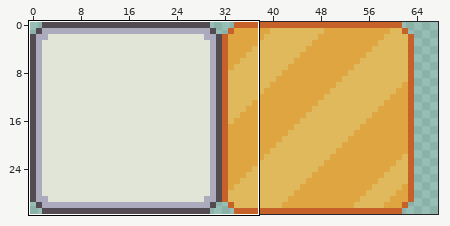
Pixel-art file: common/dice/art/dices.aseprite. Above, an overview of the earlier version with the close-up marked.
Close-up. First the earlier version:
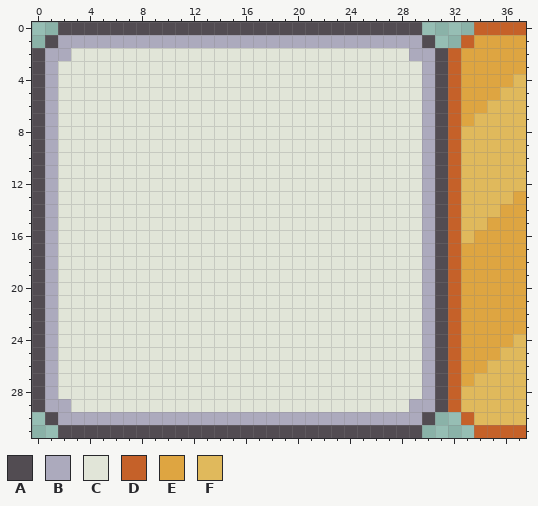
128x32 pixels, 1 frame. Shown: x 0..37, y 0..31. The wide view leaves out empty margins.
Palette (. is transparent): A #524c52  B #acaabd  C #e1e5d8  D #c56129  E #dea541  F #e0b95c
And afterwards:
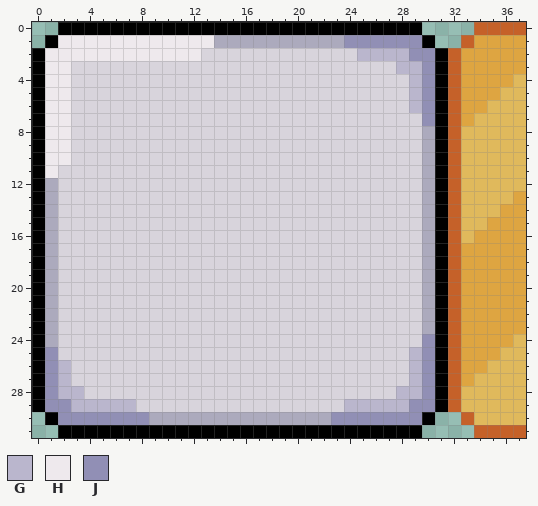
Colours new in this view: G #bab6cd  H #eee9ed  J #918fb5
The edit:
{"colour":"A","old":"#524c52","new":"#000000"}
{"colour":"C","old":"#e1e5d8","new":"#d8d4dc"}
{"where": "layer \"Base\""}
{"y":1,"x":2,"old":"BBBBBBBBBBBB","new":"HHHHHHHHHHHH"}
{"y":1,"x":24,"old":"BBBBBB","new":"JJJJJJ"}
{"y":2,"x":1,"old":"BBCCCCCCCCCC","new":"HHHHHHHHHHHH"}
{"y":2,"x":25,"old":"CCCCBB","new":"GGGGJJ"}
{"y":3,"x":1,"old":"BC","new":"HH"}
{"y":3,"x":28,"old":"CCB","new":"GGJ"}
{"y":4,"x":1,"old":"BC","new":"HH"}
{"y":4,"x":29,"old":"CB","new":"GJ"}
{"y":5,"x":1,"old":"BC","new":"HH"}
{"y":5,"x":29,"old":"CB","new":"GJ"}
{"y":6,"x":1,"old":"BC","new":"HH"}
{"y":6,"x":29,"old":"CB","new":"GJ"}
{"y":7,"x":1,"old":"BC","new":"HH"}
{"y":7,"x":30,"old":"B","new":"J"}
{"y":8,"x":1,"old":"BC","new":"HH"}
{"y":9,"x":1,"old":"BC","new":"HH"}
{"y":10,"x":1,"old":"BC","new":"HH"}
{"y":11,"x":1,"old":"B","new":"H"}
{"y":24,"x":30,"old":"B","new":"J"}
{"y":25,"x":1,"old":"B","new":"J"}
{"y":25,"x":29,"old":"CB","new":"GJ"}
{"y":26,"x":1,"old":"BC","new":"JG"}
{"y":26,"x":29,"old":"CB","new":"GJ"}
{"y":27,"x":1,"old":"BC","new":"JG"}
{"y":27,"x":29,"old":"CB","new":"GJ"}
{"y":28,"x":1,"old":"BCC","new":"JGG"}
{"y":28,"x":28,"old":"CCB","new":"GGJ"}
{"y":29,"x":1,"old":"BBCCCCC","new":"JJGGGGG"}
{"y":29,"x":24,"old":"CCCCCBB","new":"GGGGGJJ"}
{"y":30,"x":2,"old":"BBBBBBB","new":"JJJJJJJ"}
{"y":30,"x":23,"old":"BBBBBBB","new":"JJJJJJJ"}
